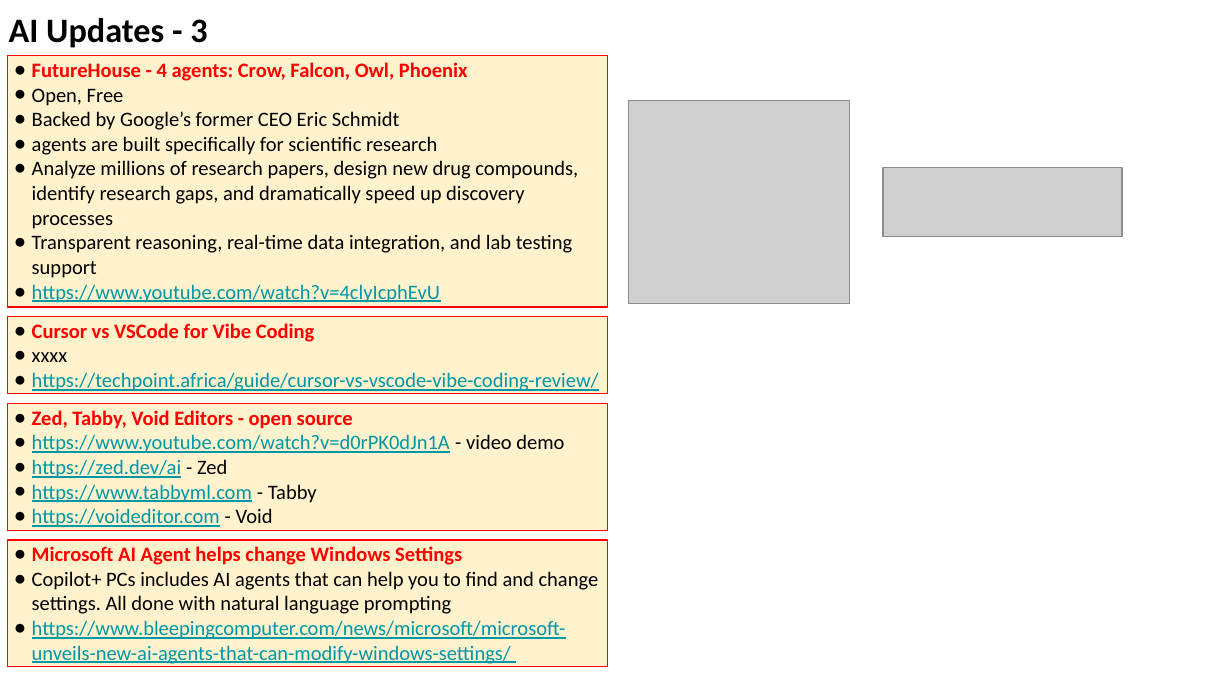
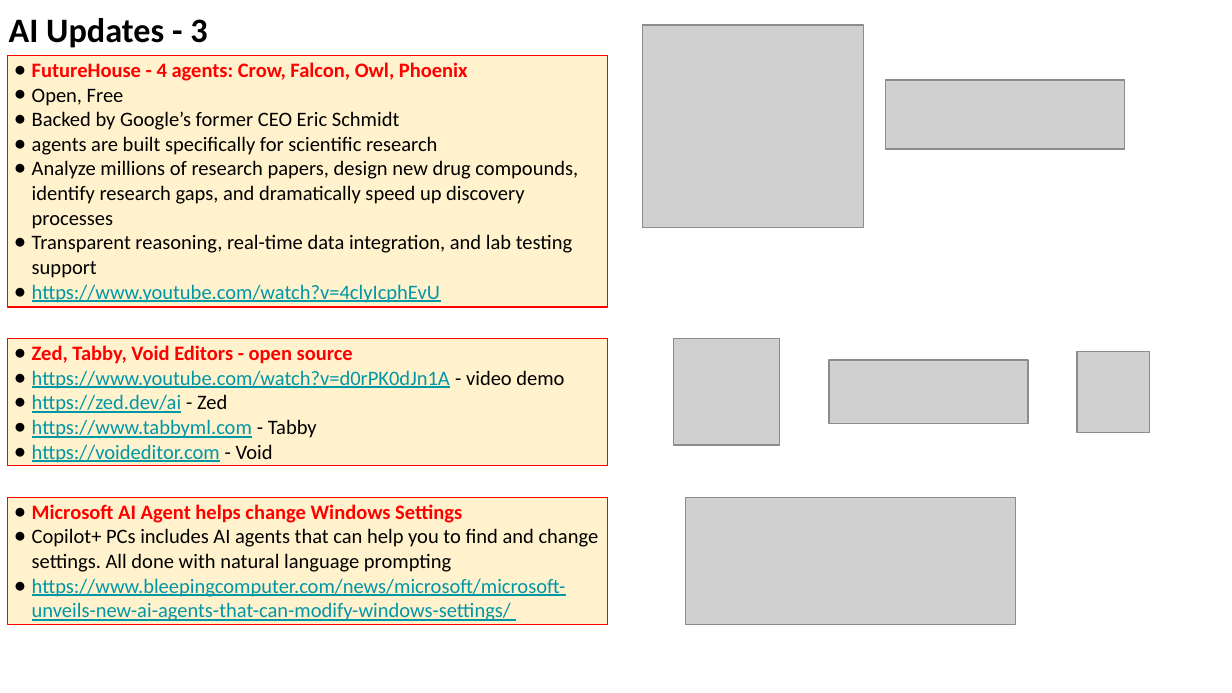
Before and after one commit to lselector/seminar, a slide deck: slide 10 of 2025/2025-05-09-AI-Updates.pptx (slide 9 before the commit). Drawn at 1232x693 pixels with LibreOffice and Linux fonts; fonts in the diff are those of the drawing; grey boxes stand for pictures. Boxes give left, top, right and bottom in pixels: in the first picture for what was removed or moved away, otherwise in the second. Text is boxed around its words. In the diff, an @@ line names an element or a change of style, - is before the commit and + after.

```diff
--- a/2025/2025-05-09-AI-Updates.pptx
+++ b/2025/2025-05-09-AI-Updates.pptx
@@ picture: place and size @@
-picture at [628, 101, 850, 304]
+picture at [642, 25, 864, 228]
@@ picture: place and size @@
-picture at [883, 168, 1122, 237]
+picture at [886, 80, 1125, 149]
@@ rectangle removed at [7, 317, 607, 394] @@
-● Cursor vs VSCode for Vibe Coding
-● xxxx
-● https://techpoint.africa/guide/cursor-vs-vscode-vibe-coding-review/
@@ rectangle "Zed, Tabby, Void Editors - ...": place and size @@
-rectangle "Zed, Tabby, Void Editors - ..." at [7, 403, 607, 530]
+rectangle "Zed, Tabby, Void Editors - ..." at [7, 339, 607, 466]
@@ picture added at [674, 339, 780, 445] @@
@@ picture added at [1077, 351, 1149, 432] @@
@@ picture added at [829, 360, 1029, 424] @@
@@ rectangle "Microsoft AI Agent helps change ...": place and size @@
-rectangle "Microsoft AI Agent helps change ..." at [7, 540, 607, 667]
+rectangle "Microsoft AI Agent helps change ..." at [7, 498, 607, 625]
@@ picture added at [685, 498, 1015, 625] @@
```
Also in this commit, not shown: 8 other slides changed, 1 slide added.
